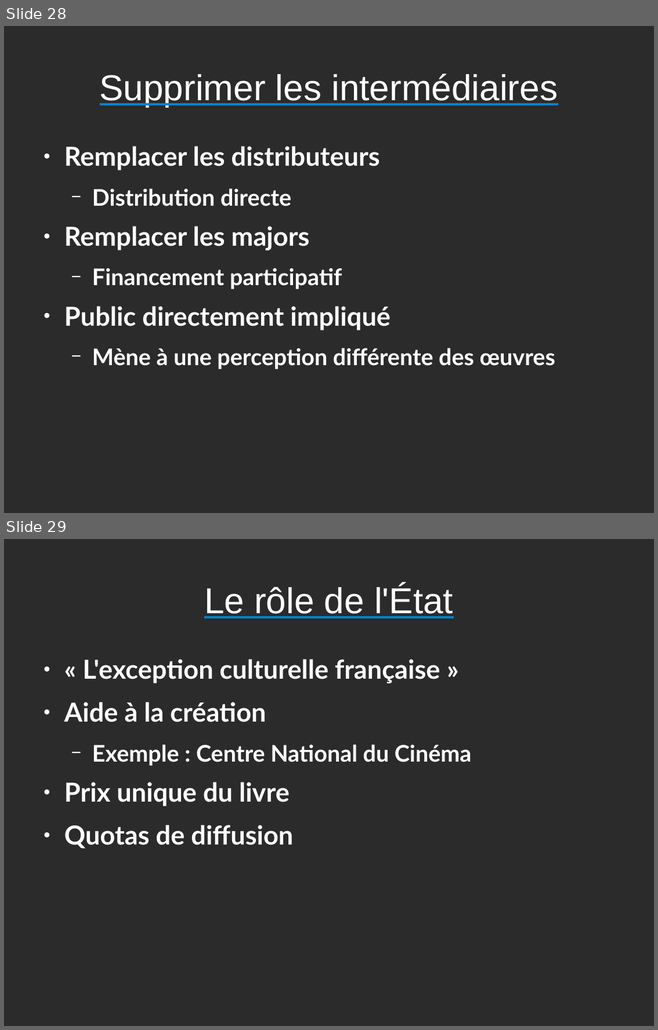
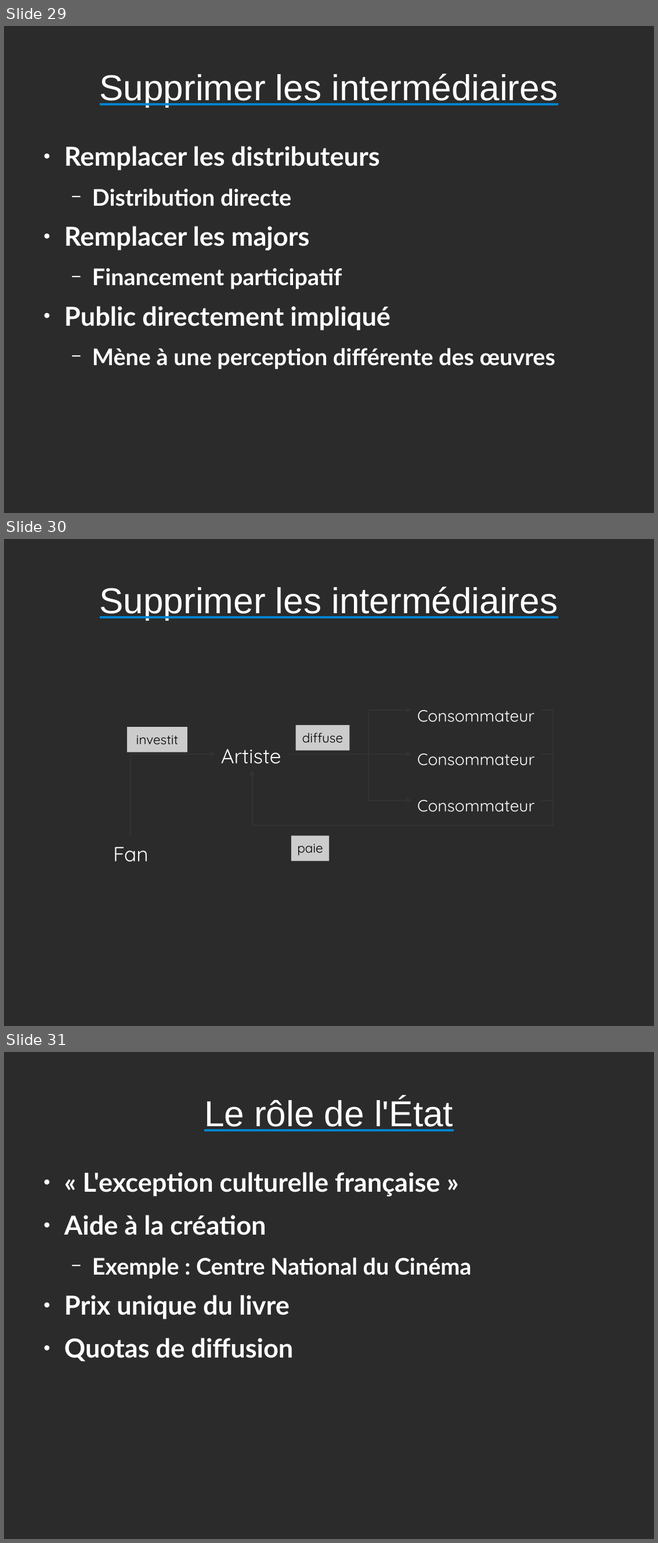
Before and after one commit to Parashp/pph-droit-auteur, a slide deck: soutenance.odp. Shown one above the other, each under a label of ours: slides 28 and 29 before the commit, slides 29, 30 and 31 after it. The pictures are 658x1030 and 658x1543 pixels, drawn with LibreOffice and Linux fonts; fonts in the diff are those of the drawing; background and template pictures are left out; a plain dark background stands for a picture behind light text. Boxes give left, top, right and bottom in pixels: in the first picture for what was removed or moved away, otherwise in the second. Text is boxed around its words. In the diff, an @@ line names an element or a change of style, - is before the commit and + after.

```diff
--- a/soutenance.odp
+++ b/soutenance.odp
@@ slide 30 added at [4,539,654,1026], background picture (left out) @@
@@ title added at [100,587,557,620], 44 pt, text #FFFFFF, underline @@
+Supprimer les intermédiaires
@@ group added at [113,710,553,862]: 7 elbow arrows, 5 texts, 3 rectangles @@
+Consommateur
+Fan
+Artiste
+Consommateur
+Consommateur
+paie
+investit
+diffuse
@@ what was slide 28 is now slide 29 @@
@@ what was slide 29 is now slide 31 @@
```
Also in this commit, not shown: 5 slides changed, 1 other slide added, 1 other file.
